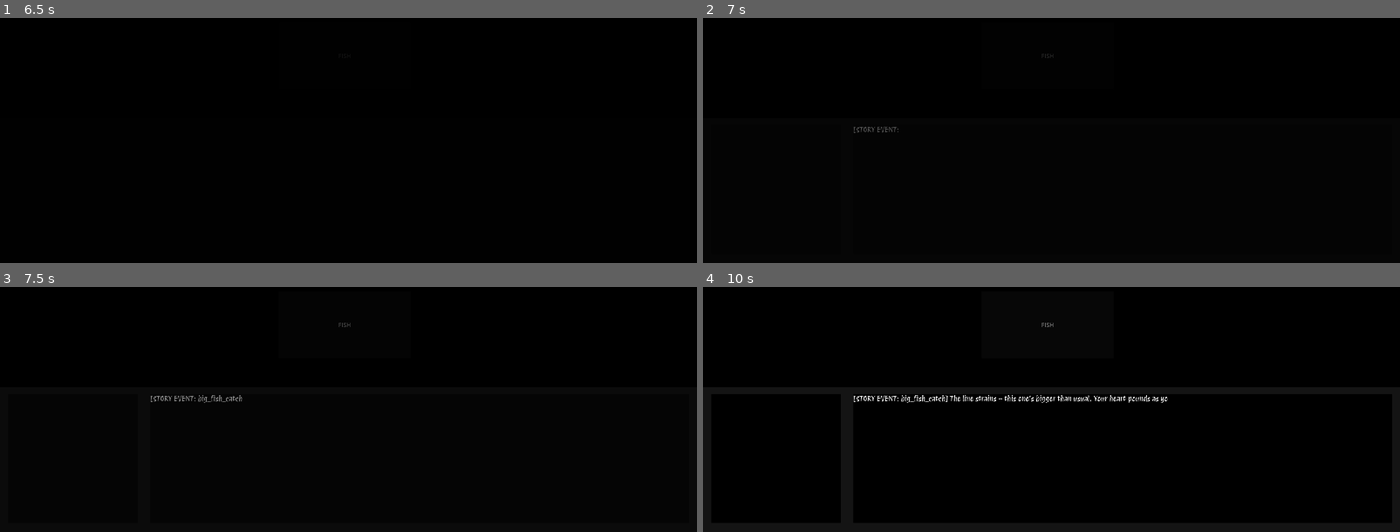
Above: before the commit, frames 1-4 (two rows, left to right).
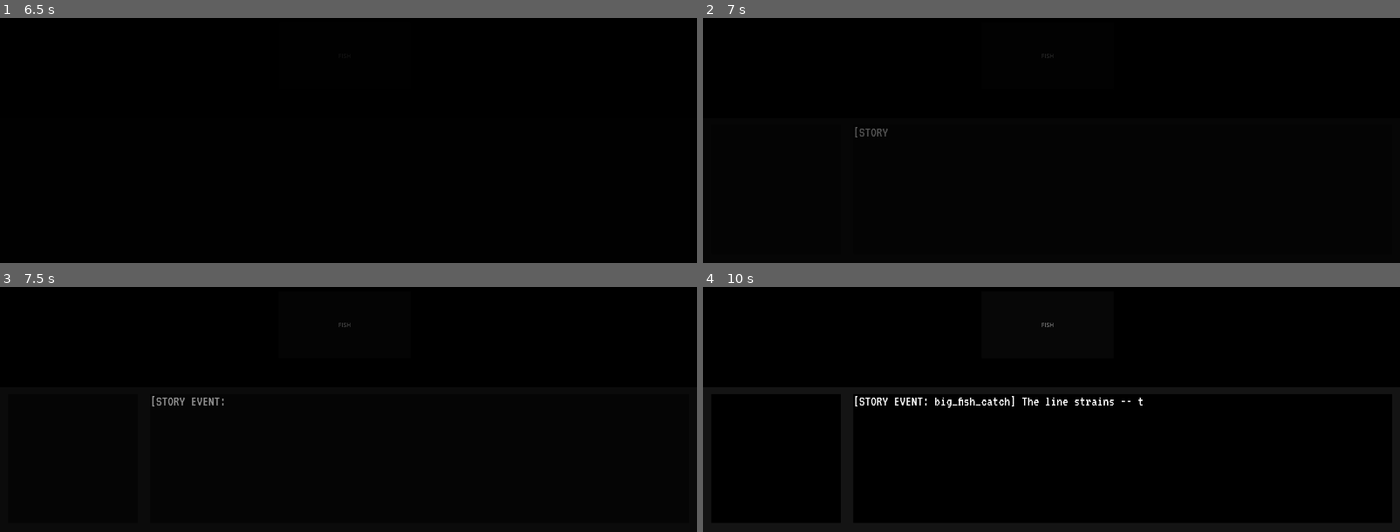
Above: after the commit, the same moments.

Repository: elliotawerstedt/Those-Beneath
Game: Godot game, scene res://scenes/Main.tscn
The game is run twice, just before and just after one commit, with the same random seed, the same clock (stepped at 60 frames per second) and the same inputs.
Inputs (mouse positions are in pixels of both pictures, inside the frame that each line leads up to):
- Up to frame 1 (6.5 s): tap Enter at 0.5, 2.75, 3.5, 4.25, 5, 5.75 s; drag from (348, 67) to (outside the picture) at 0.52 s; drag from (209, 86) to (313, 145) at 1.27 s; move the mouse to (outside the picture) at 2.02 s; click (outside the picture) at 2.17 s; drag from (313, 145) to (outside the picture) at 2.77 s; move the mouse to (557, 125) at 3.52 s; click (557, 125) at 3.67 s; drag from (outside the picture) to (outside the picture) at 4.27 s; move the mouse to (383, 67) at 5.02 s; click (383, 67) at 5.17 s; drag from (outside the picture) to (209, 86) at 5.77 s
- Up to frame 2 (7 s): click "FISH" at 6.5 s
- Up to frame 3 (7.5 s): move the mouse to (501, 316) at 7.27 s; click (501, 316) at 7.42 s
- Up to frame 4 (10 s): drag from (912, 355) to (1016, 414) at 8.02 s; move the mouse to (outside the picture) at 8.77 s; click (outside the picture) at 8.92 s; drag from (1016, 414) to (outside the picture) at 9.52 s

Frame 1 is identical in both runs. In frame 2, 0.1% of the frame differs, in the area x 21-29%, y 44-49%; in frame 3, 0.3%; in frame 4, 1.0%, in the area x 21-67%, y 44-50%.

Commit message:
added story scripts and events

Diff:
--- a/scenes/Main.tscn
+++ b/scenes/Main.tscn
@@ -6,9 +6,10 @@
 [ext_resource type="Script" uid="uid://bxkq71tv6j1wl" path="res://scripts/intro_sequence.gd" id="2_vcsgt"]
 [ext_resource type="Script" uid="uid://du1xxmq1t4yol" path="res://scripts/merchant_timer.gd" id="3_0bbpv"]
 [ext_resource type="FontFile" uid="uid://d4wsi8sf2px7" path="res://assets/fonts/titles/Kelly_Slab/KellySlab-Regular.ttf" id="3_c01mt"]
+[ext_resource type="Script" uid="uid://dk80kotmh5w3n" path="res://scenes/fishing_cooldown_timer.gd" id="5_lhr70"]
 [ext_resource type="Script" uid="uid://crauphj80ljxr" path="res://scripts/story_log.gd" id="7_nxtc6"]
 [ext_resource type="Script" uid="uid://v13ol7i2csyh" path="res://scenes/madness_bar.gd" id="7_q8u5g"]
-[ext_resource type="FontFile" uid="uid://dqsmwxo86k6e7" path="res://assets/fonts/sub_titles/Protest_Revolution/ProtestRevolution-Regular.ttf" id="8_jlsqs"]
+[ext_resource type="FontFile" uid="uid://blipppgahq383" path="res://assets/fonts/sub_titles/VT323/VT323-Regular.ttf" id="10_lhr70"]
 
 [sub_resource type="StyleBoxFlat" id="StyleBoxFlat_c01mt"]
 bg_color = Color(1, 0, 0.21176471, 0.08235294)
@@ -86,6 +87,11 @@
 text = "FISH"
 script = ExtResource("1_elqb8")
 
+[node name="FishingCooldownTimer" type="Timer" parent="GameScreen/FishingButton" unique_id=932852505]
+wait_time = 2.0
+one_shot = true
+script = ExtResource("5_lhr70")
+
 [node name="StoryConsoleListener" type="Node" parent="GameScreen" unique_id=985974392]
 script = ExtResource("2_rvslj")
 
@@ -153,9 +159,12 @@
 offset_right = 1898.0
 offset_bottom = 1055.0
 script = ExtResource("7_nxtc6")
-story_font = ExtResource("8_jlsqs")
-story_font_size = 20
+story_font = ExtResource("10_lhr70")
+story_font_size = 40
+typing_speed = 0.05
 
 [node name="LogContainer" type="VBoxContainer" parent="GameScreen/StoryLog" unique_id=1103842875]
 layout_mode = 2
 size_flags_horizontal = 3
+
+[connection signal="timeout" from="GameScreen/FishingButton/FishingCooldownTimer" to="GameScreen/FishingButton/FishingCooldownTimer" method="_on_timeout"]
--- /dev/null
+++ b/scenes/fishing_cooldown_timer.gd
@@ -0,0 +1,14 @@
+extends Timer
+
+
+# Called when the node enters the scene tree for the first time.
+func _ready() -> void:
+	Events.connect("narration_done", start_timer)
+
+
+func start_timer():
+	start()
+
+
+func _on_timeout() -> void:
+	Global.is_narrating = false
--- a/scripts/event_bus.gd
+++ b/scripts/event_bus.gd
@@ -25,6 +25,9 @@
 ## text/UI script will use to look up which passage to print.
 signal story_event_triggered(event_id: String)
 
+## Fired when the narration is typed out in the story log
+signal narration_done
+
 ## Fired once, the moment the player finishes clicking through the
 ## opening intro text. main.gd listens for this to swap from the
 ## intro screen to the main game UI.
--- a/scripts/fishing_button.gd
+++ b/scripts/fishing_button.gd
@@ -13,6 +13,7 @@
 ## 3. Make sure event_bus.gd and narrative_manager.gd are set up as
 ##    Autoloads first (see comments in those files)
 ## 4. Run the scene and click the button — check the Output console
+
 
 
 func _ready() -> void:
@@ -31,6 +32,8 @@
 
 
 func _on_pressed() -> void:
+	disabled = true
+
 	Global.times_fished += 1 # Fishing counter
 
 	# Triggers one time after fished a certain amount of times
--- a/scripts/story_console_listener.gd
+++ b/scripts/story_console_listener.gd
@@ -30,7 +30,7 @@
 		"big_fish_catch": "The line strains -- this one's bigger than usual. Your heart pounds as you haul it in.",
 		"massive_fish_catch": "The rod nearly bends double. Whatever's on the other end, it's enormous -- maybe the biggest thing you've ever pulled from this water.",
 		"merchant_approaches": "A weathered figure trudges down the dock toward you, eyeing your catch. \n Selling today?",
-		"first_abomination_caught": "\".....what.....what the hell …(76 unchanged characters)… ng like anything you've seen before. \n A sudden rush goes to your head. \n You are disgusted by this cursed creature. \n .....and yet.....you want to catch more.",
+		"first_abomination_caught": "\".....what.....what the hell …(76 unchanged characters)… ng like anything you've seen before. \n You are disgusted by this cursed creature. \n As you touch the slimy creature you feel a small rush go up your spine and into your head. \n You throw it back into the black water. \n ....a small part of you wants to catch another one.",
 	}
 
 	var text: String = passages.get(event_id, "Something happens, but you're not sure what.")
--- a/scripts/story_log.gd
+++ b/scripts/story_log.gd
@@ -26,6 +26,7 @@
 
 @onready var log_container: VBoxContainer = $LogContainer
 
+
 ## Drag a font file (.ttf/.otf) or FontFile/FontVariation resource into
 ## this slot in the Inspector. Every new line will use it automatically.
 ## Leave empty to just use Godot's default font.
@@ -36,7 +37,7 @@
 
 ## Delay between each character appearing, in seconds. Smaller = faster.
 ## Tune this in the Inspector until it feels right -- try 0.01-0.05.
-@export var typing_speed: float = 0.03
+@export var typing_speed: float = 0.01
 
 
 
@@ -78,9 +79,7 @@
 
 	await _type_out_line(line)
 
-	## To tell flag that narration is complete
-	Global.is_narrating = false
-
+	Events.narration_done.emit()
 
 ## Reveals a line's text one character at a time. Also nudges the scroll
 ## position down each character in case a long, wrapping line pushes
Not shown, added: DIALOGUE.txt
Not shown, added: JOURNAL.txt
Not shown, added: NOTES.txt
Not shown, added: Story versions/story_script.txt
Not shown, added: Story versions/story_script_v2.txt
Not shown, added: assets/fonts/sub_titles/VT323/OFL.txt
Binary file added: assets/fonts/sub_titles/VT323/VT323-Regular.ttf
Not shown, added: assets/fonts/sub_titles/VT323/VT323-Regular.ttf.import
Not shown, added: scenes/fishing_cooldown_timer.gd.uid
